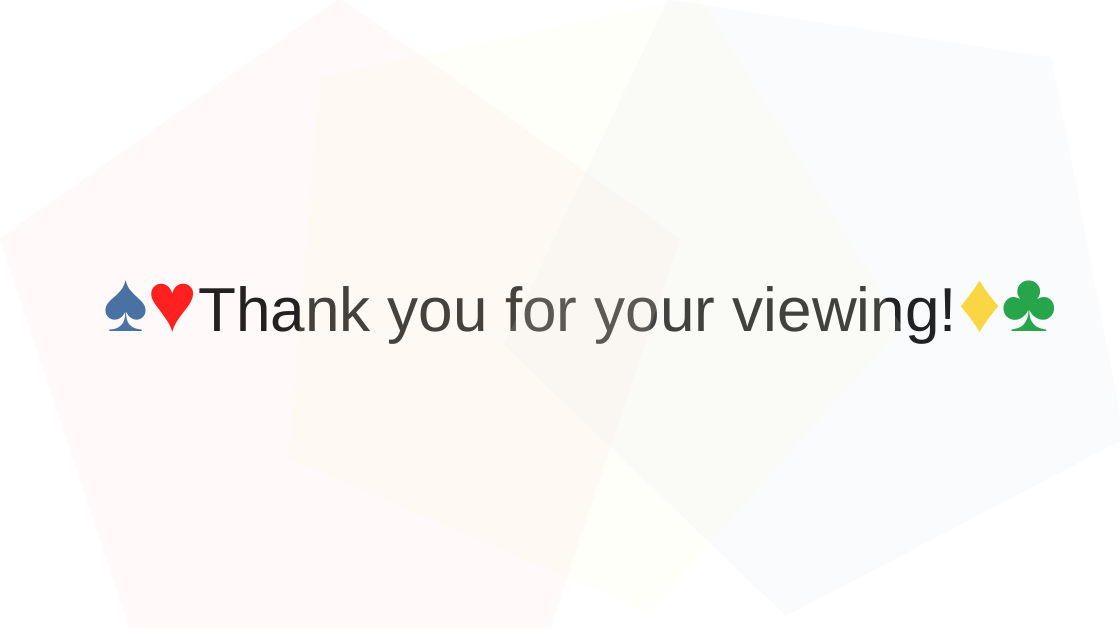
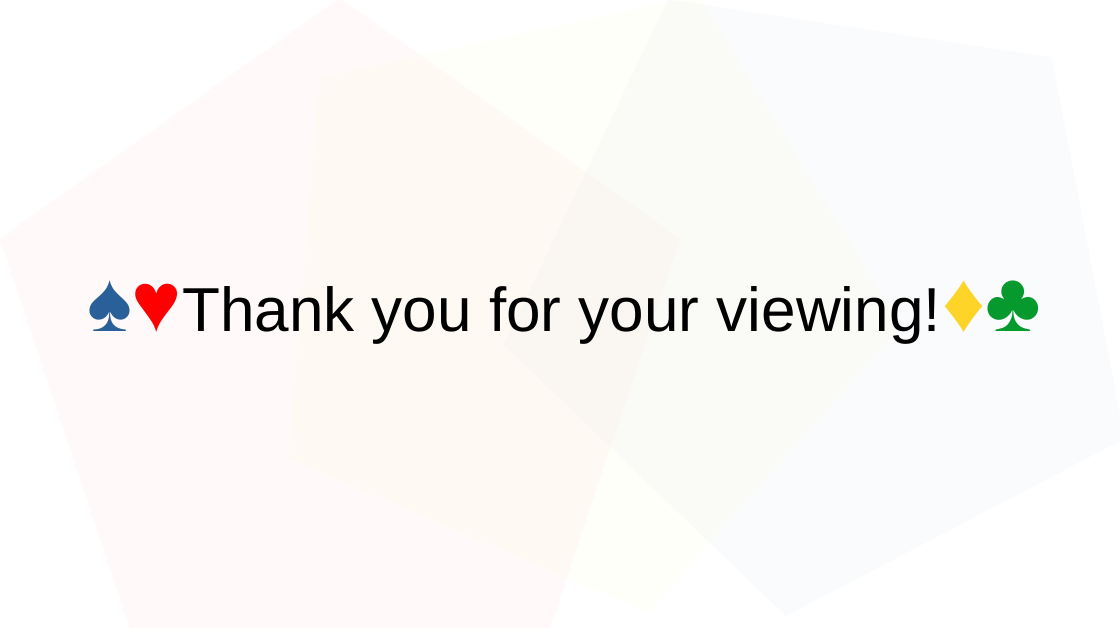
Before and after one commit to 2022java42-student009/ProjectJava, a slide deck: slide 16 of プレゼン資料.odp. Drawn at 1120x630 pixels with LibreOffice and Linux fonts; fonts in the diff are those of the drawing. Boxes give left, top, right and bottom in pixels: in the first picture for what was removed or moved away, otherwise in the second. Text is boxed around its words. In the diff, an @@ line names an element or a change of style, - is before the commit and + after.

```diff
--- a/プレゼン資料.odp
+++ b/プレゼン資料.odp
@@ text "♠♥Thank you for your viewing!♦♣": place and size @@
-text "♠♥Thank you for your viewing!♦♣" at (198, 286, 957, 342)
+text "♠♥Thank you for your viewing!♦♣" at (182, 286, 941, 342)
```
Also in this commit, not shown: 3 other slides changed, 1 other file.
